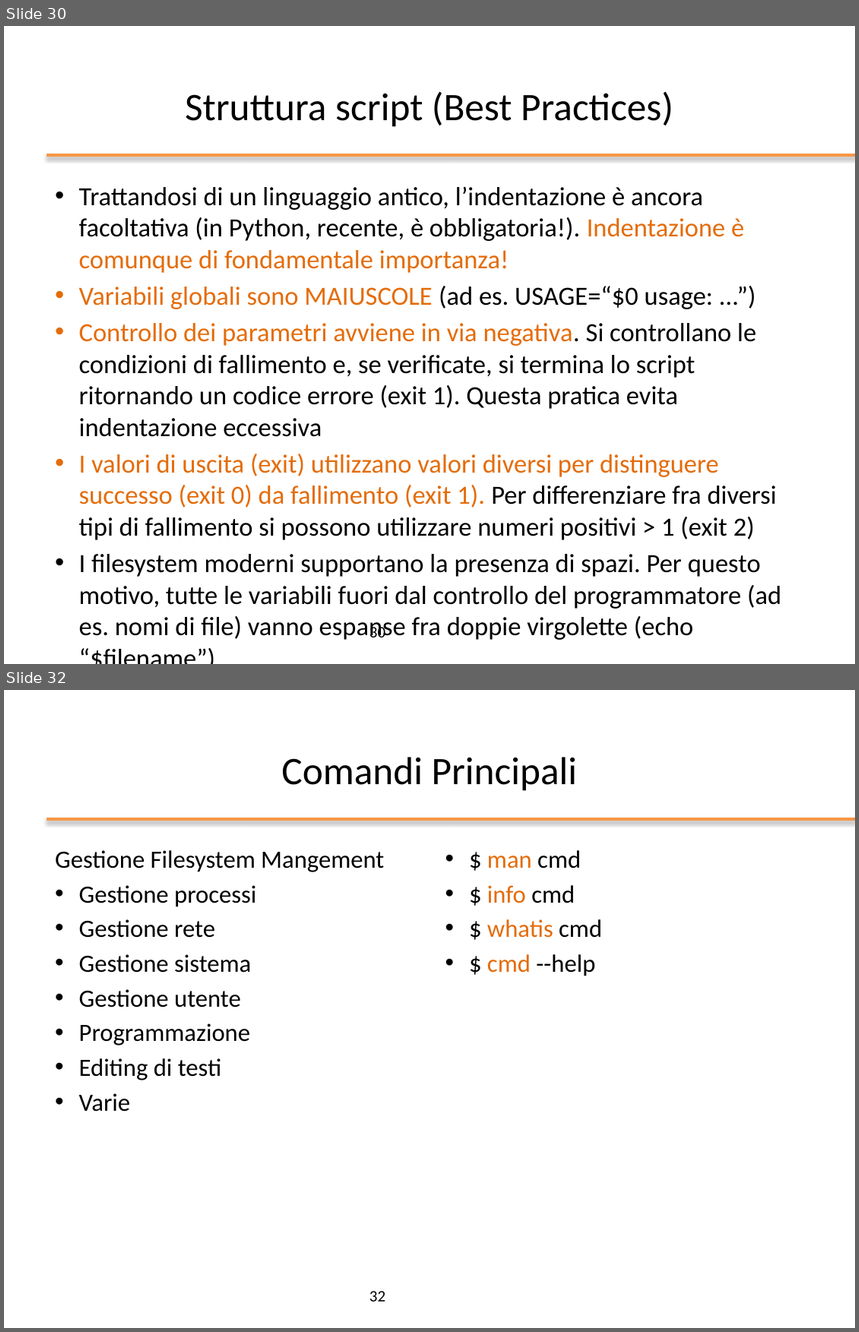
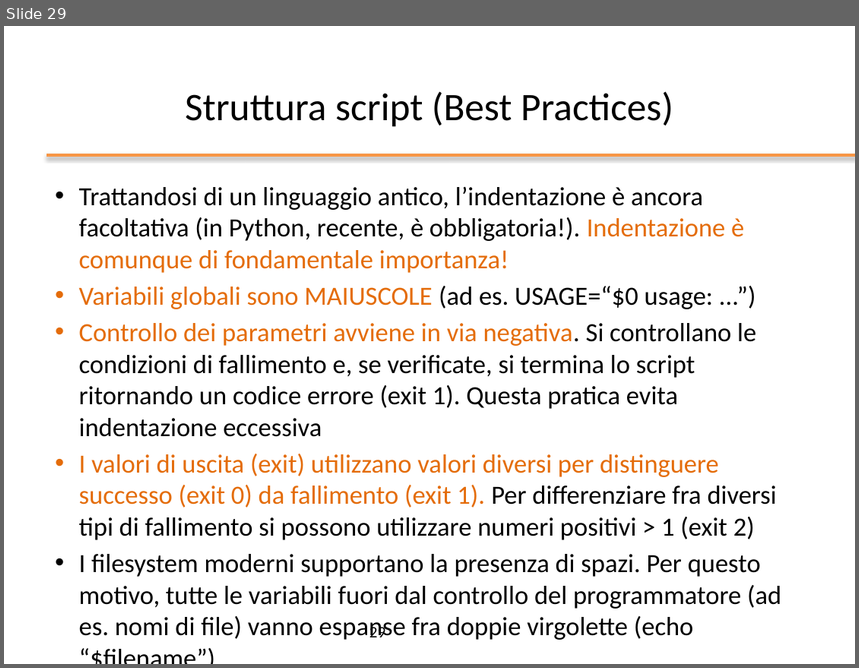
Before and after one commit to nbicocchi/operatingsystemsbsc, a slide deck: slides/ppt/03_Bash Scripting.pptx. Shown one above the other, each under a label of ours: slides 30 and 32 before the commit, slide 29 after it; the slides between them are not shown. The pictures are 859x1332 and 859x668 pixels, drawn with LibreOffice and Linux fonts; fonts in the diff are those of the drawing; background and template pictures are left out. Boxes give left, top, right and bottom in pixels: in the first picture for what was removed or moved away, otherwise in the second. Text is boxed around its words. In the diff, an @@ line names an element or a change of style, - is before the commit and + after.

```diff
--- a/slides/ppt/03_Bash Scripting.pptx
+++ b/slides/ppt/03_Bash Scripting.pptx
@@ slide 32 removed at bbox=[4, 690, 855, 1328], background #FFFFFF; not listed: 1 template element that a slide beside it also shows @@
@@ title removed at bbox=[281, 757, 577, 791] @@
-Comandi Principali
@@ text removed at bbox=[55, 850, 384, 1112] @@
-Gestione Filesystem Mangement
-• Gestione processi
-• Gestione rete
-• Gestione sistema
-• Gestione utente
-• Programmazione
-• Editing di testi
-• Varie
@@ text removed at bbox=[487, 850, 602, 977] @@
-• $ man cmd
-• $ info cmd
-• $ whatis cmd
-• $ cmd --help
@@ page number removed at bbox=[370, 1291, 386, 1302] @@
-32
@@ what was slide 30 is now slide 29 @@
@@ page number at bbox=[370, 625, 386, 638]: text changed @@
-30
+29
```
Also in this commit, not shown: 3 slides changed, 7 other slides removed, 3 other files.
